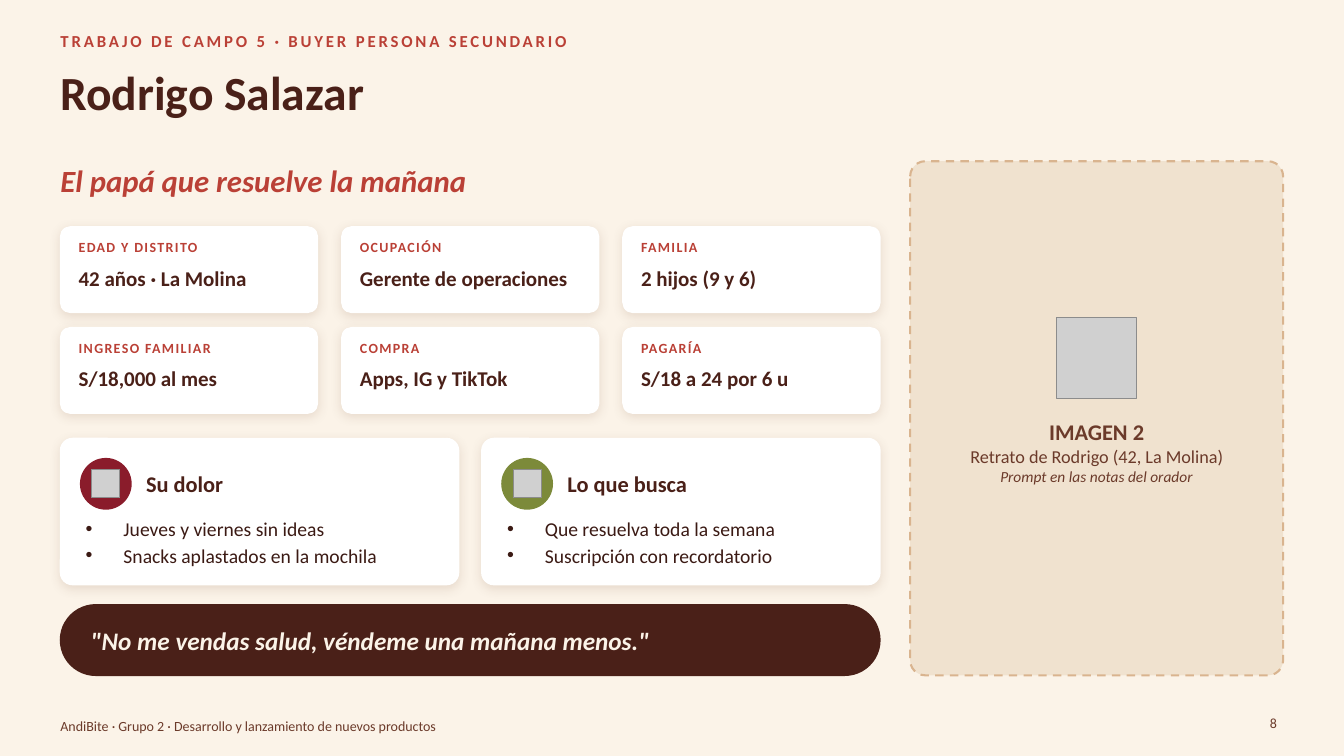
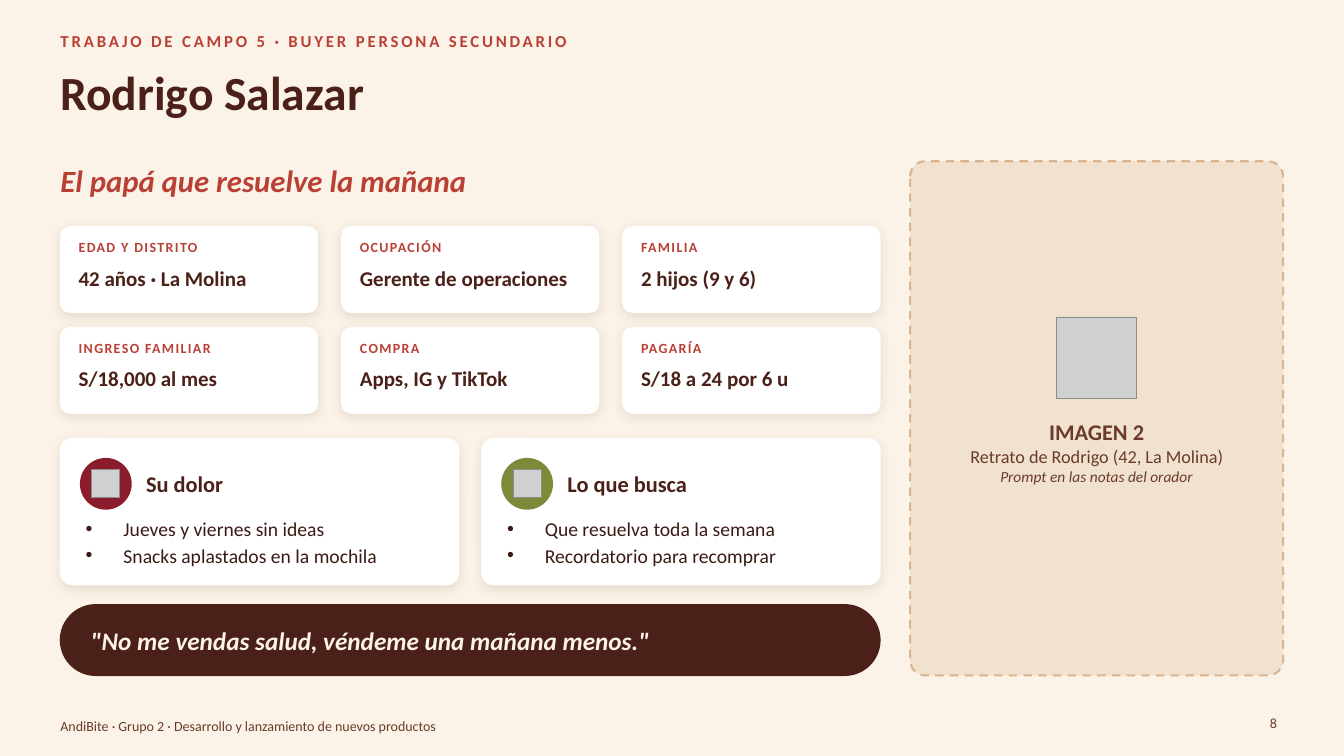
Before and after one commit to Darknow-web/Desarrollo-y-lanzamiento-de-producto-y-marca, a slide deck: slide 8 of 04-reformulacion/TC5-8/TC5-8-AndiBite.pptx. Drawn at 1344x756 pixels with LibreOffice and Linux fonts; fonts in the diff are those of the drawing; grey boxes stand for pictures; background and template pictures are left out. Boxes give left, top, right and bottom in pixels: in the first picture for what was removed or moved away, otherwise in the second. Text is boxed around its words. In the diff, an @@ line names an element or a change of style, - is before the commit and + after.

```diff
--- a/04-reformulacion/TC5-8/TC5-8-AndiBite.pptx
+++ b/04-reformulacion/TC5-8/TC5-8-AndiBite.pptx
@@ text at bbox=[545, 549, 776, 566]: text changed @@
-• Suscripción con recordatorio
+• Recordatorio para recomprar
```
Also in this commit, not shown: 6 other slides changed, 4 other files.
